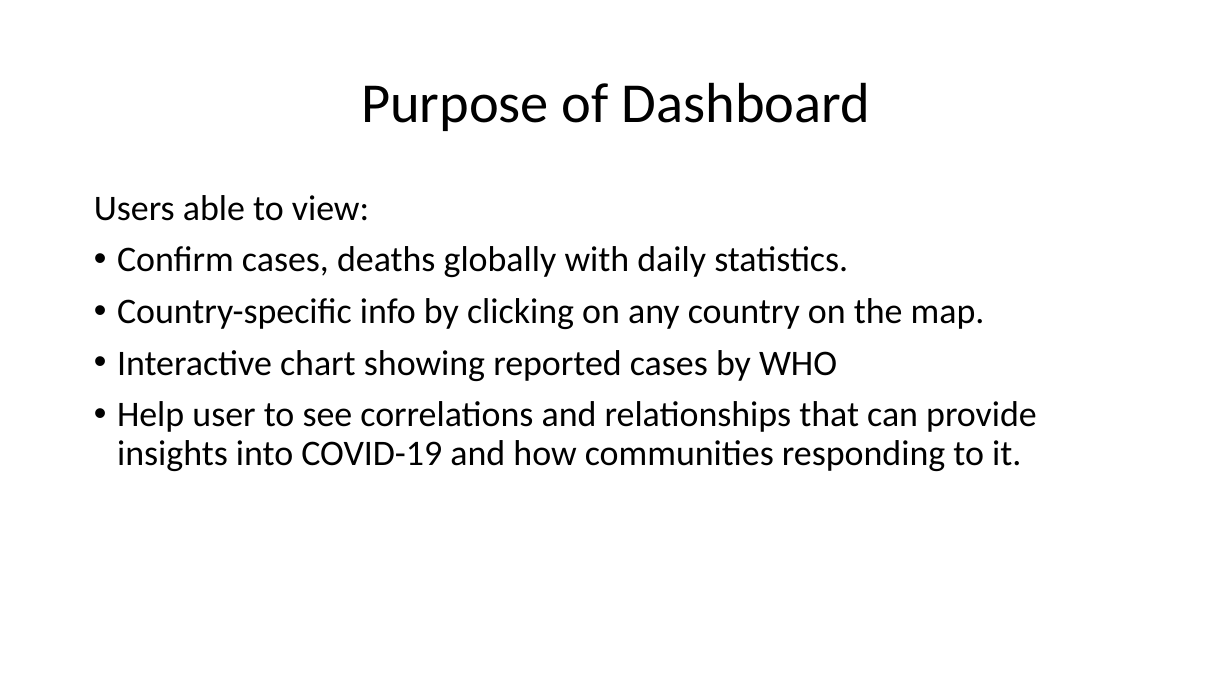
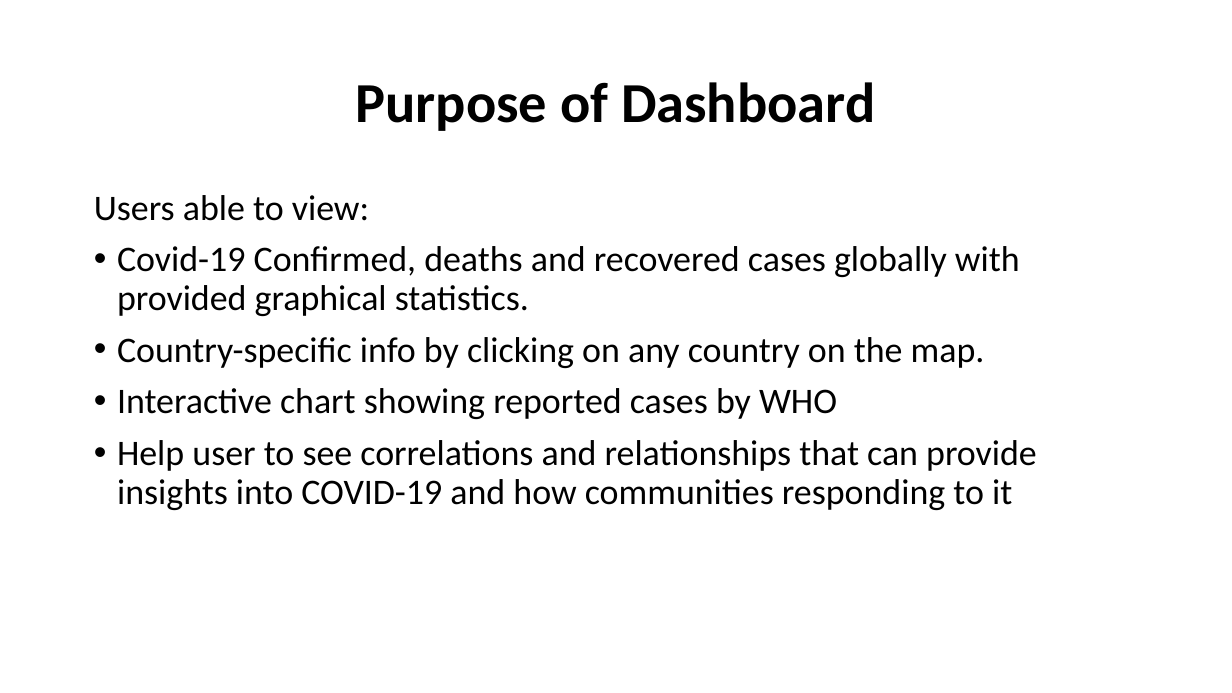
Before and after one commit to haziqqbaharin/CI5305-Project, a slide deck: slide 3 of Covid-19 Dashboard.pptx. Drawn at 1232x693 pixels with LibreOffice and Linux fonts; fonts in the diff are those of the drawing. Boxes give left, top, right and bottom in pixels: in the first picture for what was removed or moved away, otherwise in the second. Text is boxed around its words. In the diff, an @@ line names an element or a change of style, - is before the commit and + after.

```diff
--- a/Covid-19 Dashboard.pptx
+++ b/Covid-19 Dashboard.pptx
@@ title "Purpose of Dashboard" at [356, 82, 875, 131]: bold on @@
@@ text at [117, 246, 1020, 316]: text changed @@
-• Confirm cases, deaths globally with daily statistics.
+• Covid-19 Confirmed, deaths and recovered cases globally with provided graphical statistics.
@@ text at [117, 440, 1037, 510]: text changed @@
-• Help user to see correlations and relationships that can provide insights into COVID-19 and how communities responding to it.
+• Help user to see correlations and relationships that can provide insights into COVID-19 and how communities responding to it
```
Also in this commit, not shown: 12 other slides changed, 2 slides added, 3 slides removed, 1 other file.
